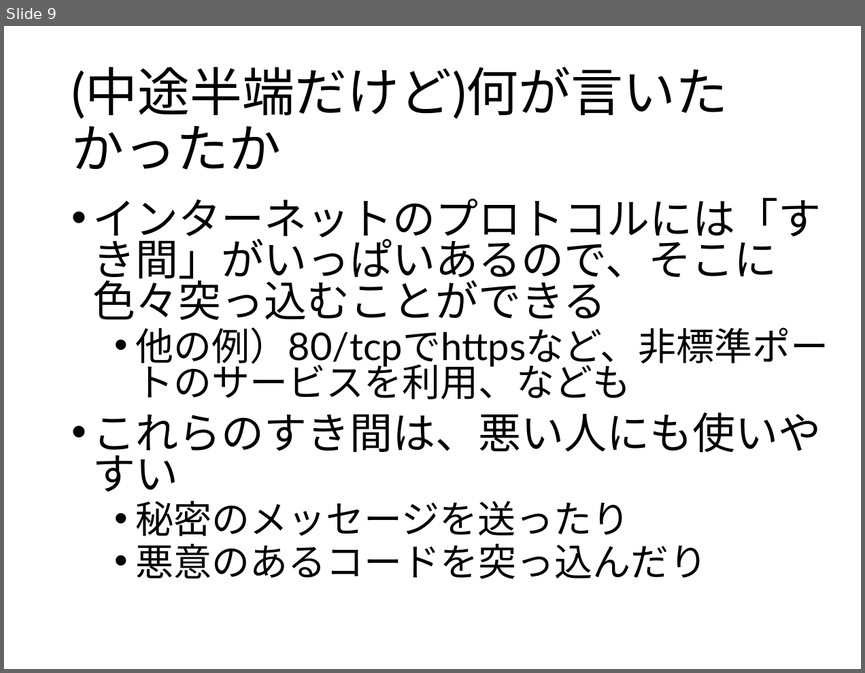
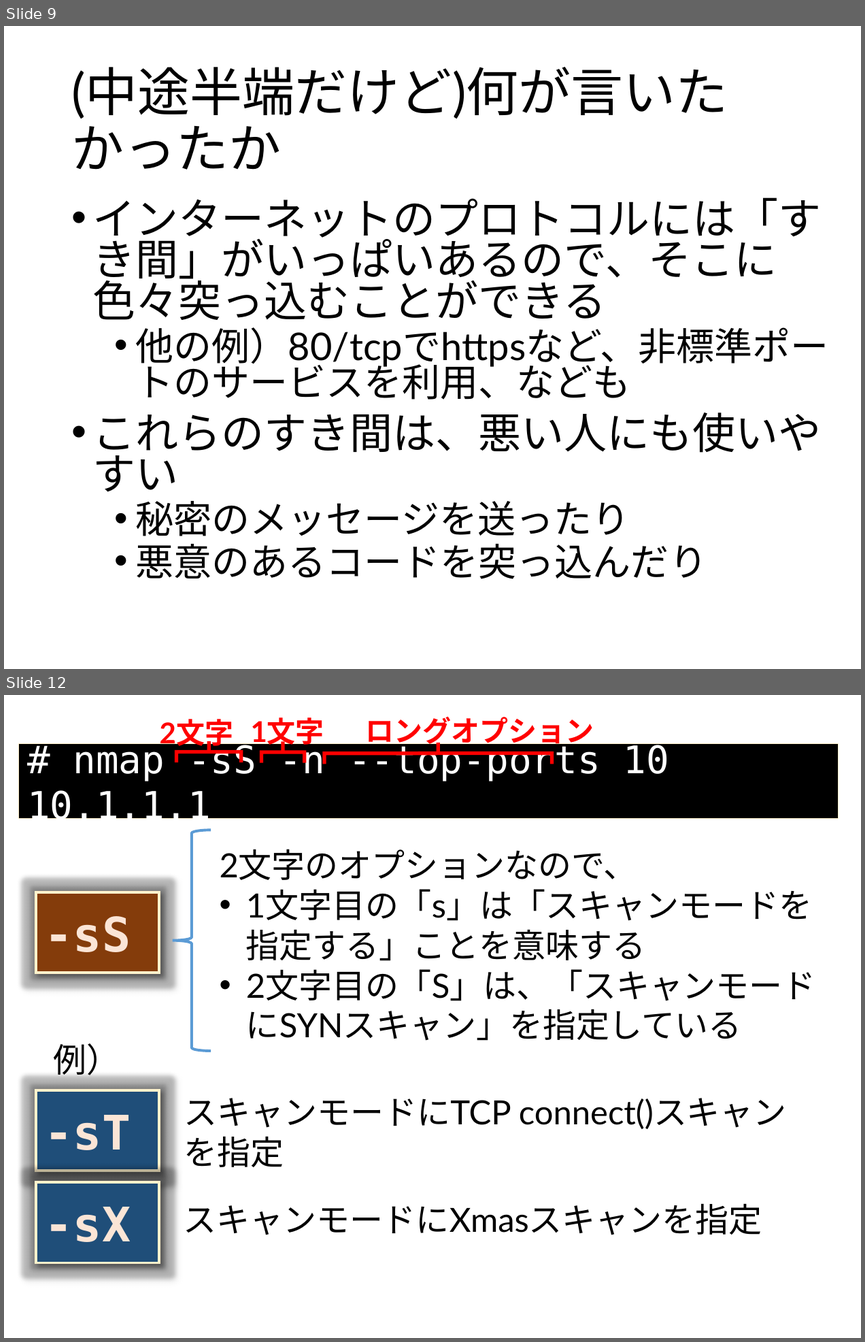
Before and after one commit to ozuma/sumida_sec, a slide deck: 2015-no.2/ppt/part_icmp.pptx. Shown one above the other, each under a label of ours: slide 9 before the commit, slides 9 and 12 after it; the slides between them are not shown. The pictures are 865x673 and 865x1342 pixels, drawn with LibreOffice and Linux fonts; fonts in the diff are those of the drawing. Boxes give left, top, right and bottom in pixels: in the first picture for what was removed or moved away, otherwise in the second. Text is boxed around its words. In the diff, an @@ line names an element or a change of style, - is before the commit and + after.

```diff
--- a/2015-no.2/ppt/part_icmp.pptx
+++ b/2015-no.2/ppt/part_icmp.pptx
@@ slide 12 added at bbox=[4, 695, 861, 1338], background #FFFFFF @@
@@ text added at bbox=[160, 719, 233, 749], 24 pt, text #FF0000, bold @@
+2文字
@@ text added at bbox=[251, 717, 324, 747], 24 pt, text #FF0000, bold @@
+1文字
@@ text added at bbox=[366, 717, 594, 748], 24 pt, text #FF0000, bold @@
+ロングオプション
@@ rectangle added at bbox=[18, 744, 838, 818], fill #000000, outline #FFF2CC 0.5 pt, 32 pt, text #FFFFFF @@
+# nmap -sS -n --top-ports 10 10.1.1.1
@@ left brace added at bbox=[177, 742, 242, 763], outline #FF0000 3 pt @@
@@ left brace added at bbox=[262, 742, 305, 763], outline #FF0000 3 pt @@
@@ left brace added at bbox=[324, 743, 552, 764], outline #FF0000 3 pt @@
@@ left brace added at bbox=[173, 830, 211, 1051], outline #5B9BD5 2.25 pt @@
@@ text added at bbox=[220, 849, 816, 1040], 28 pt, text #000000 @@
+2文字のオプションなので、
+• 1文字目の「s」は「スキャンモードを指定する」ことを意味する
+• 2文字目の「S」は、「スキャンモードにSYNスキャン」を指定している
@@ rectangle added at bbox=[37, 892, 159, 972], fill #843C0B, outline #FFF2CC 2.25 pt, 40 pt, text #FBE5D6, bold @@
+-sS
@@ text added at bbox=[53, 1043, 120, 1081], 28 pt, text #000000 @@
+例）
@@ rectangle added at bbox=[37, 1090, 159, 1170], fill #1F4E79, outline #FFF2CC 2.25 pt, 40 pt, text #FBE5D6, bold @@
+-sT
@@ text added at bbox=[184, 1098, 787, 1167], 28 pt, text #000000 @@
+スキャンモードにTCP connect()スキャンを指定
@@ rectangle added at bbox=[37, 1183, 159, 1263], fill #1F4E79, outline #FFF2CC 2.25 pt, 40 pt, text #FBE5D6, bold @@
+-sX
@@ text added at bbox=[183, 1203, 762, 1235], 28 pt, text #000000 @@
+スキャンモードにXmasスキャンを指定
```
Also in this commit, not shown: 2 other slides added, 2 other files.
